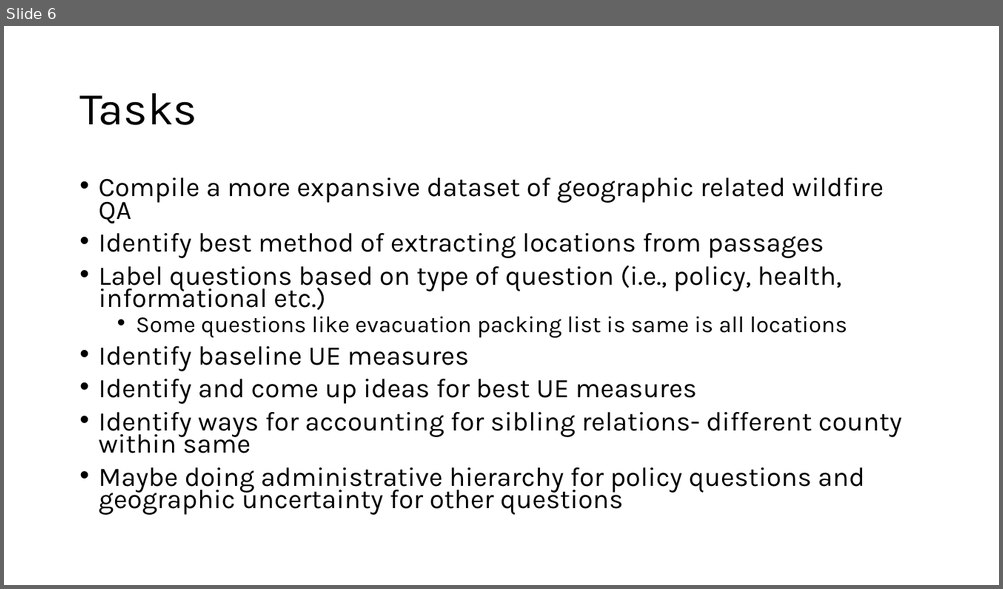
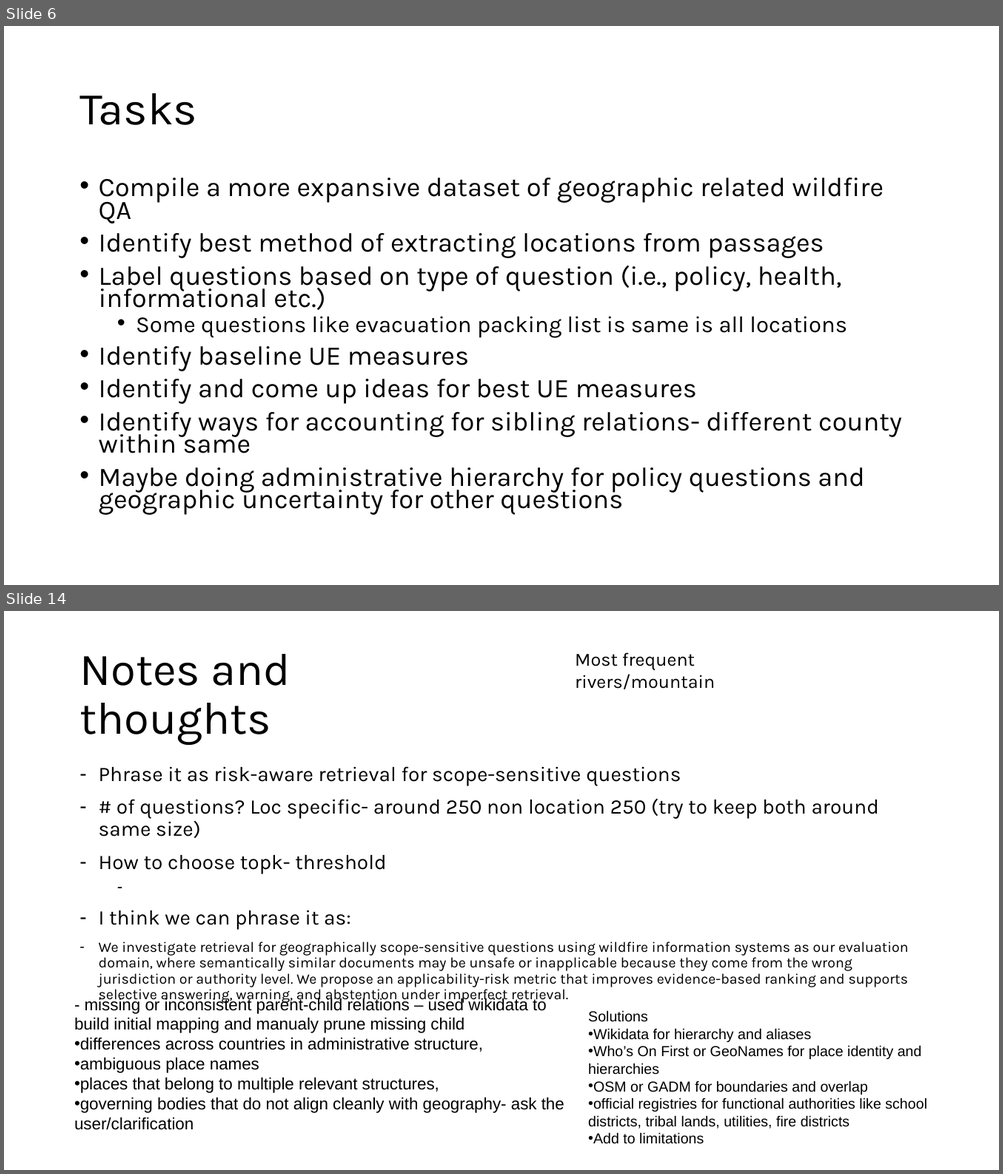
Before and after one commit to meenuravi18/wildfire_research_project, a slide deck: GeoRAG_ideas.pptx. Shown one above the other, each under a label of ours: slide 6 before the commit, slides 6 and 14 after it; the slides between them are not shown. The pictures are 1003x589 and 1003x1174 pixels, drawn with LibreOffice and Linux fonts; fonts in the diff are those of the drawing. Boxes give left, top, right and bottom in pixels: in the first picture for what was removed or moved away, otherwise in the second. Text is boxed around its words. In the diff, an @@ line names an element or a change of style, - is before the commit and + after.

```diff
--- a/GeoRAG_ideas.pptx
+++ b/GeoRAG_ideas.pptx
@@ slide 14 added at [4, 611, 999, 1170], background #FFFFFF @@
@@ title added at [79, 654, 290, 745], 44 pt, text #000000 @@
+Notes and thoughts
@@ text added at [575, 652, 714, 689], 18 pt, text #000000 @@
+Most frequent rivers/mountain
@@ text added at [99, 766, 908, 1004], 14 pt, text #000000 @@
+– Phrase it as risk-aware retrieval for scope-sensitive questions
+– # of questions? Loc specific- around 250 non location 250 (try to keep both around same size)
+– How to choose topk- threshold
+– I think we can phrase it as:
+– We investigate retrieval for geographically scope-sensitive questions using wildfire information systems as our evaluation domain, where semantically similar documents may be unsafe or inapplicable because they come from the wrong jurisdiction or authority level. We propose an applicability-risk metric that improves evidence-based ranking and supports selective answering, warning, and abstention under imperfect retrieval.
@@ text added at [74, 997, 564, 1130], 16 pt, text #000000 @@
+- missing or inconsistent parent-child relations – used wikidata to build initial mapping and manualy prune missing child
+• differences across countries in administrative structure,
+• ambiguous place names
+• places that belong to multiple relevant structures,
+• governing bodies that do not align cleanly with geography- ask the user/clarification
@@ text added at [588, 1011, 927, 1145], 14 pt, text #000000 @@
+Solutions
+• Wikidata for hierarchy and aliases
+• Who’s On First or GeoNames for place identity and hierarchies
+• OSM or GADM for boundaries and overlap
+• official registries for functional authorities like school districts, tribal lands, utilities, fire districts
+• Add to limitations
```
Also in this commit, not shown: 24 other slides added, 1 slide removed.
